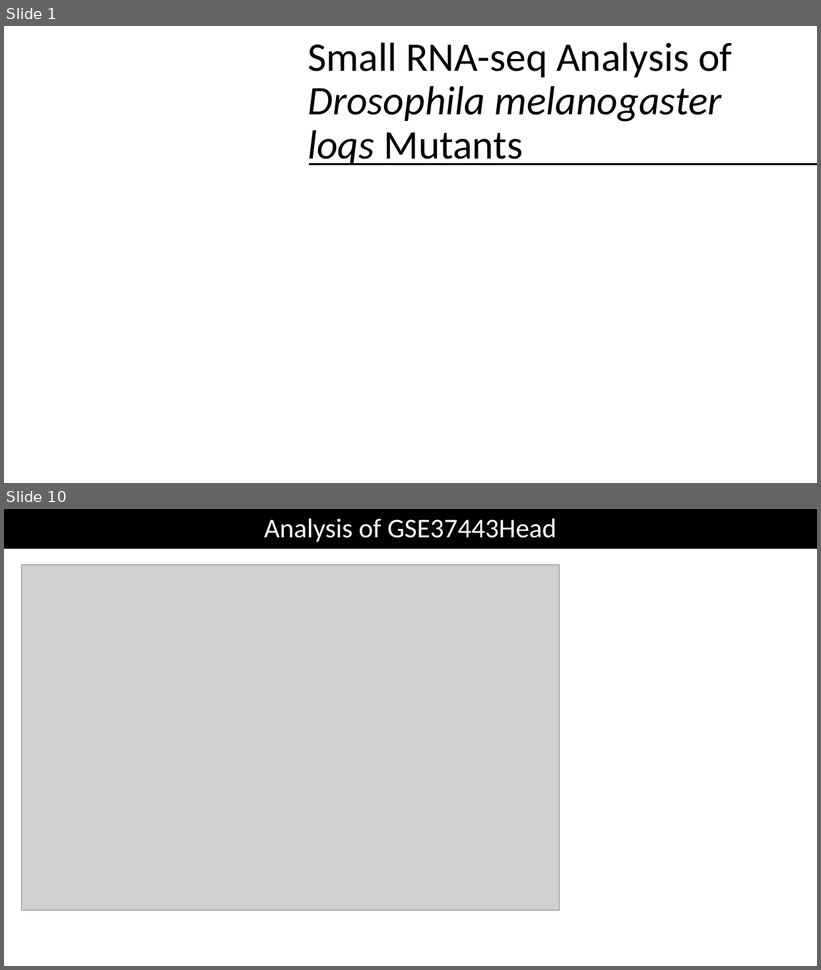
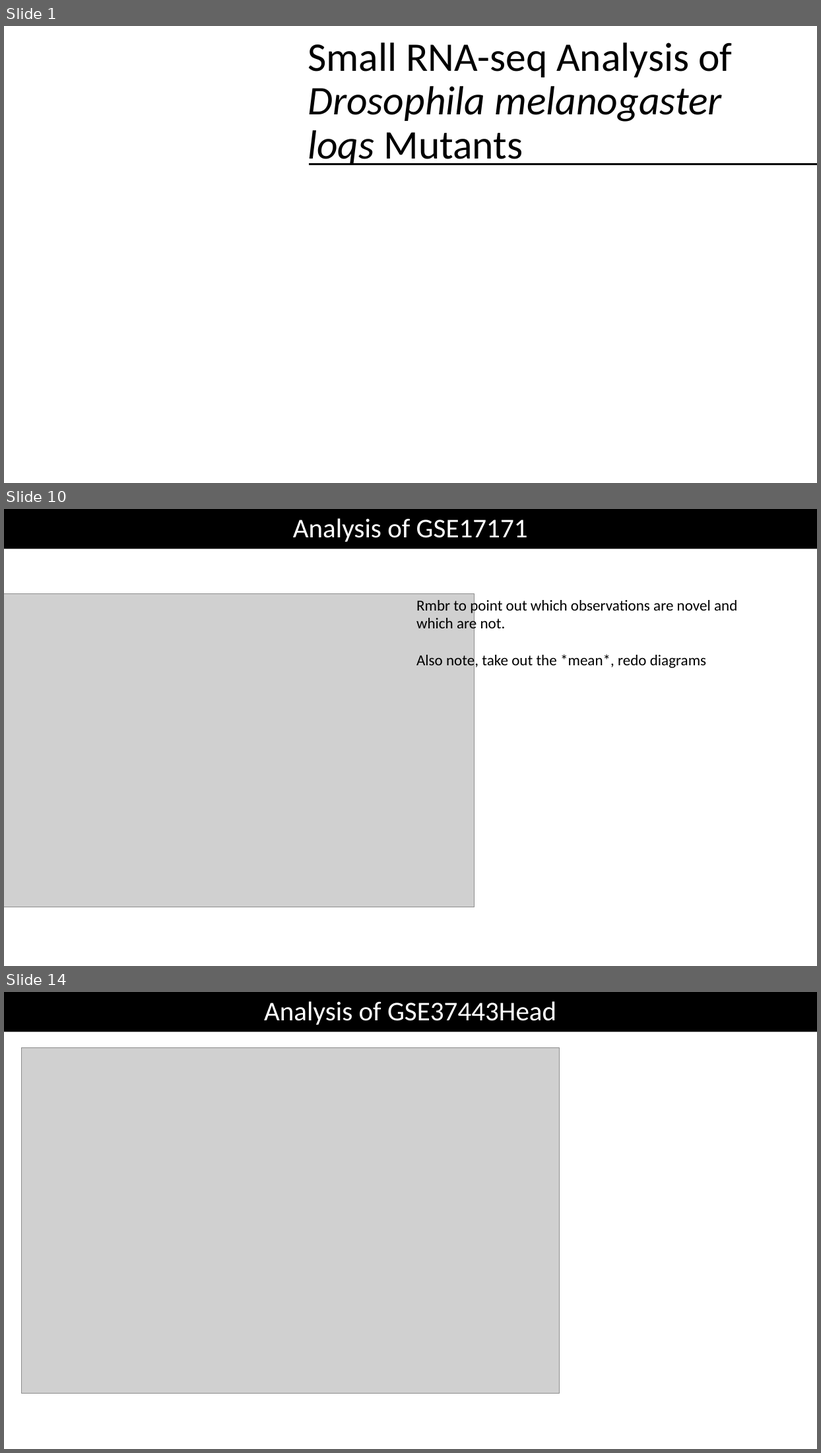
Before and after one commit to jinweelee/notebooks, a slide deck: recent_papers/presentation/Small RNA-seq Analysis of.pptm. Shown one above the other, each under a label of ours: slides 1 and 10 before the commit, slides 1, 10 and 14 after it; the slides between them are not shown. The pictures are 821x970 and 821x1453 pixels, drawn with LibreOffice and Linux fonts; fonts in the diff are those of the drawing; grey boxes stand for pictures. Boxes give left, top, right and bottom in pixels: in the first picture for what was removed or moved away, otherwise in the second. Text is boxed around its words. In the diff, an @@ line names an element or a change of style, - is before the commit and + after.

```diff
--- a/recent_papers/presentation/Small RNA-seq Analysis of.pptm
+++ b/recent_papers/presentation/Small RNA-seq Analysis of.pptm
@@ slide 10 added at (4, 509, 817, 966), background #FFFFFF @@
@@ rectangle added at (4, 509, 817, 549), fill #000000, 32 pt, text #FFFFFF @@
+Analysis of GSE17171
@@ picture added at (4, 593, 475, 908) @@
@@ text added at (416, 597, 737, 669), 18 pt, text #000000 @@
+Rmbr to point out which observations are novel and which are not.
+Also note, take out the *mean*, redo diagrams
@@ what was slide 10 is now slide 14 @@
```
Also in this commit, not shown: 5 slides changed, 7 other slides added, 3 slides removed, 4 other files.
